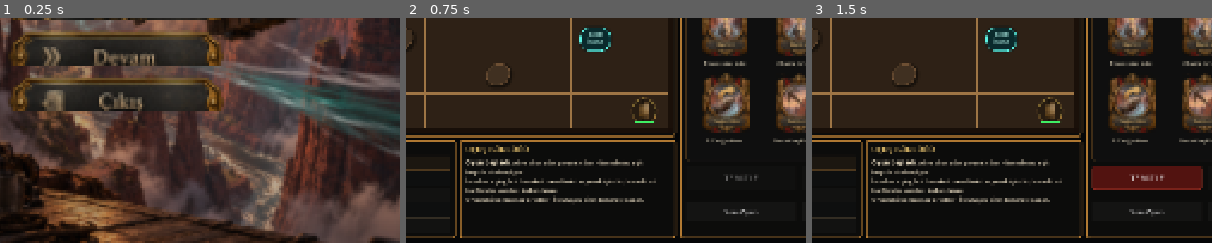
Above: before the commit, frames 1-3 (left to right).
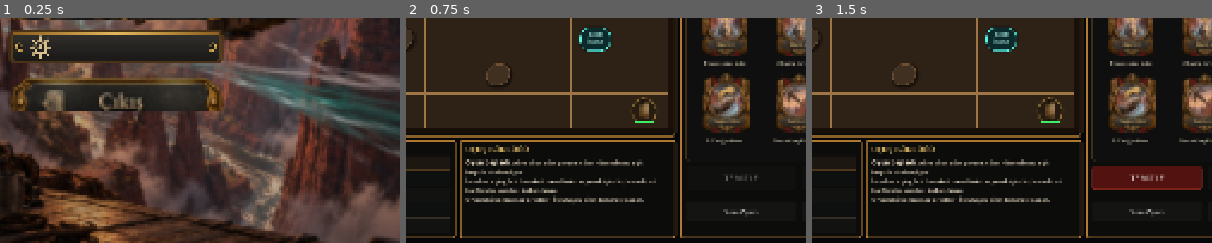
Above: after the commit, the same moments.

Repository: SerkanAydin06/Firtina-Vadisi
Game: Godot game, scene res://scenes/main.tscn
Same seed, same stepped clock (60 frames per second), same inputs: the game is played once before the commit and once after it.
Inputs (mouse positions are % of the whole screen's width and height, from its top left):
- Up to frame 1 (0.25 s): no input
- Up to frame 2 (0.75 s): click (50, 46) at 0.5 s
- Up to frame 3 (1.5 s): click (75, 52) at 1.25 s
The pictures show only the part of the screen within x 36-86%, y 50-100%; the shares and areas given below are measured in that part.

The runs differ from the first frame. In frame 1, 4.4% of the frame differs, in the area x 2-56%, y 5-22%; in frame 2, nothing differs; in frame 3, nothing differs.

Commit message:
Fix settings menu button asset

Diff:
--- a/scenes/main.tscn
+++ b/scenes/main.tscn
@@ -6,8 +6,8 @@
 [ext_resource type="Texture2D" path="res://assets/generated/logo.png" id="4_logo"]
 [ext_resource type="Texture2D" path="res://assets/generated/start_normal.png" id="5_start"]
 [ext_resource type="Texture2D" path="res://assets/generated/start_hover.png" id="6_start_hover"]
-[ext_resource type="Texture2D" path="res://assets/generated/settings_normal.png" id="7_settings"]
-[ext_resource type="Texture2D" path="res://assets/generated/settings_hover.png" id="8_settings_hover"]
+[ext_resource type="Texture2D" path="res://assets/generated/settings_fixed.svg" id="7_settings"]
+[ext_resource type="Texture2D" path="res://assets/generated/settings_fixed_hover.svg" id="8_settings_hover"]
 [ext_resource type="Texture2D" path="res://assets/generated/exit_normal.png" id="9_exit"]
 [ext_resource type="Texture2D" path="res://assets/generated/exit_hover.png" id="10_exit_hover"]
 [ext_resource type="Texture2D" path="res://assets/generated/cmd_forward1.png" id="11_f1"]
